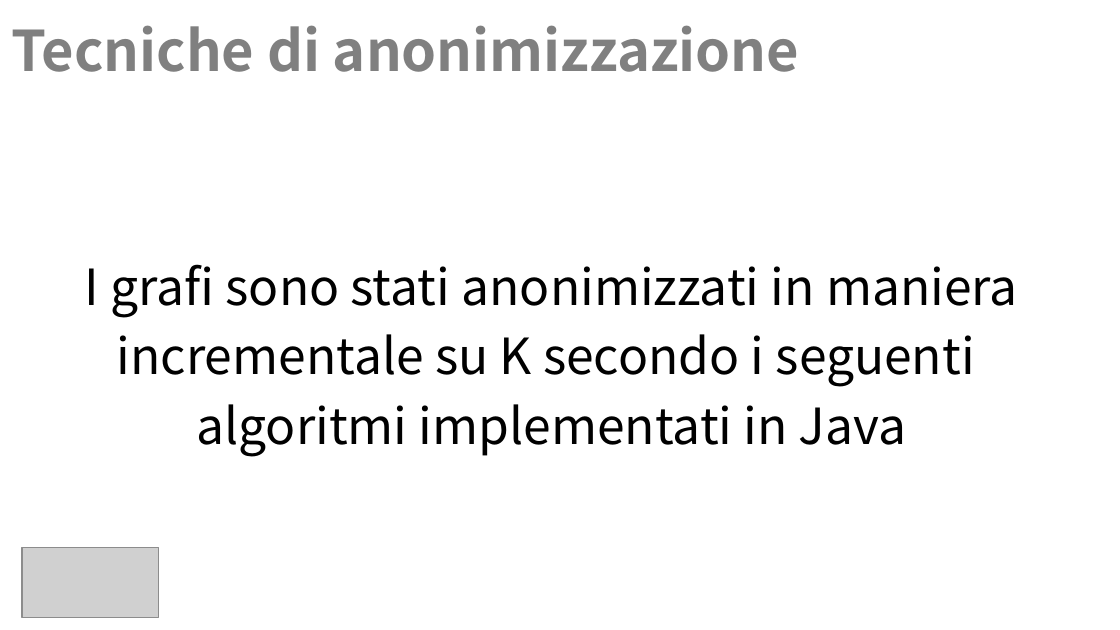
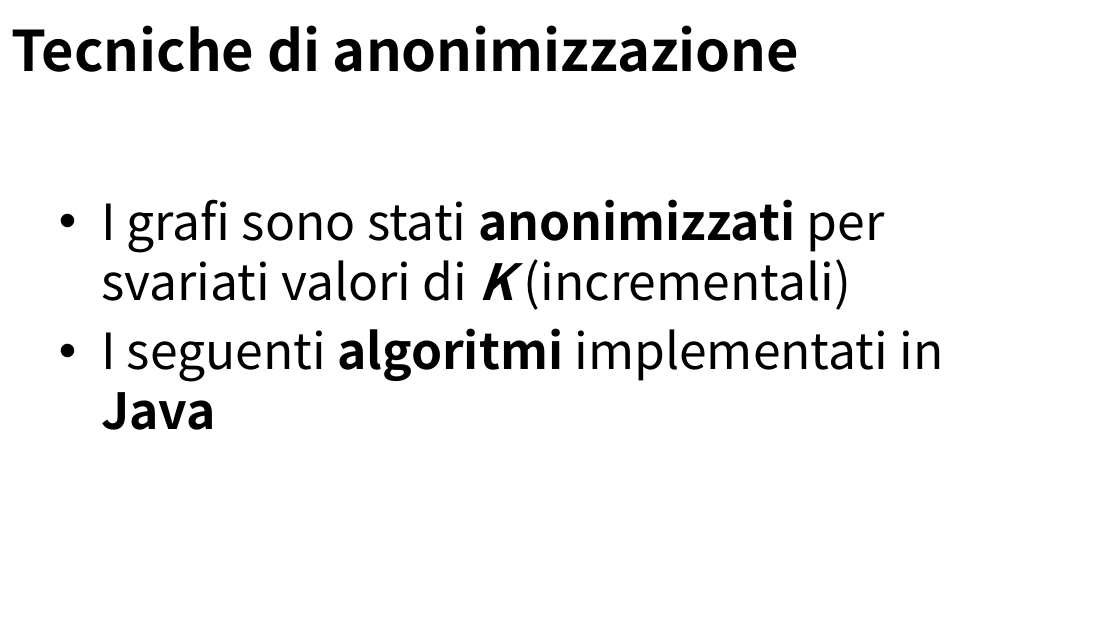
Before and after one commit to Navypowder/DP-P-project, a slide deck: slide 5 of Presentation/Towards_Identity_Anonymization_on_graph(K-degree anonymization).pptx. Drawn at 1120x630 pixels with LibreOffice and Linux fonts; fonts in the diff are those of the drawing; grey boxes stand for pictures; background and template pictures are left out. Boxes give left, top, right and bottom in pixels: in the first picture for what was removed or moved away, otherwise in the second. Text is boxed around its words. In the diff, an @@ line names an element or a change of style, - is before the commit and + after.

```diff
--- a/Presentation/Towards_Identity_Anonymization_on_graph(K-degree anonymization).pptx
+++ b/Presentation/Towards_Identity_Anonymization_on_graph(K-degree anonymization).pptx
@@ title "Tecniche di anonimizzazione" at (11,25,799,72): text colour #808080 to #000000 @@
@@ text at (101,199,943,430): text changed @@
-I grafi sono stati anonimizzati in maniera
-incrementale su K secondo i seguenti
-algoritmi implementati in Java
+• I grafi sono stati anonimizzati per svariati valori di K (incrementali)
+• I seguenti algoritmi implementati in Java
@@ picture removed at (22,548,159,618) @@
```
Also in this commit, not shown: 21 other slides changed, 1 slide added.
